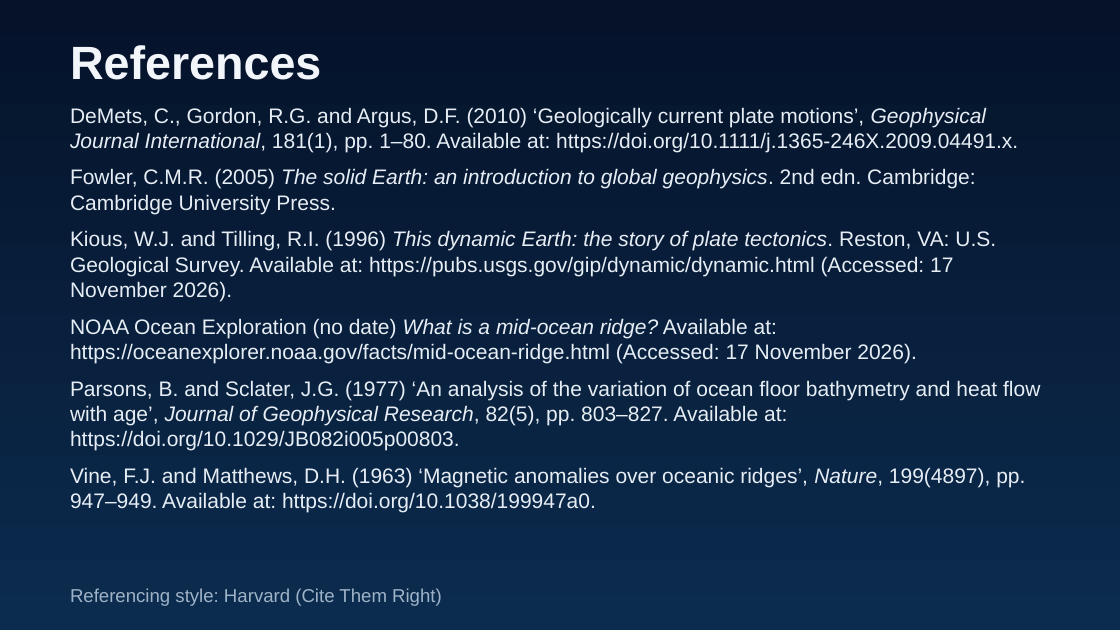
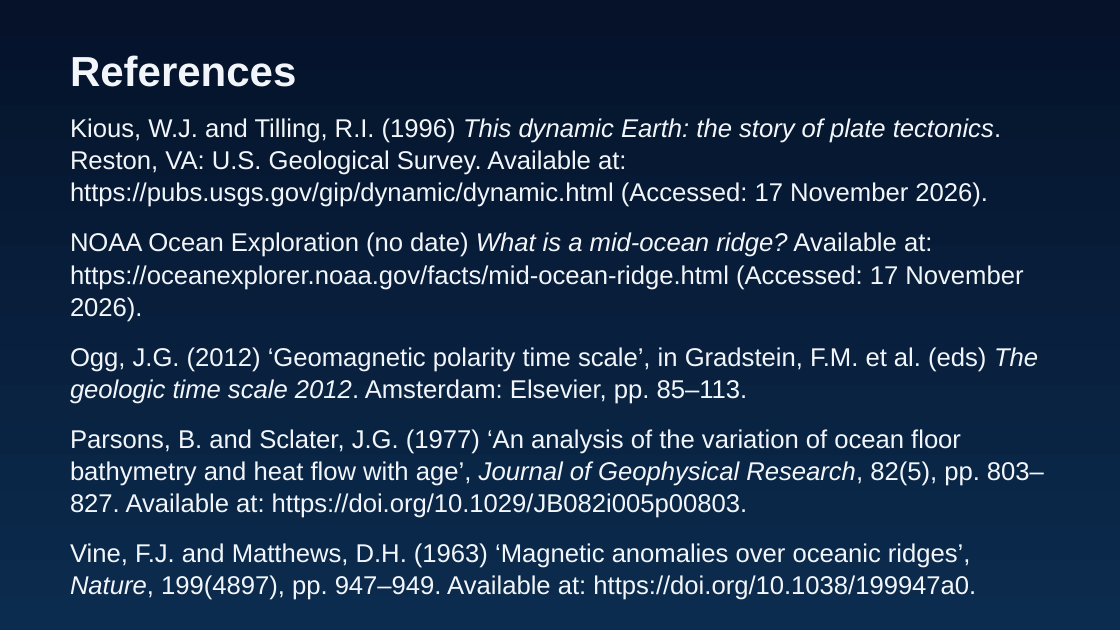
Before and after one commit to manguse4u-star/Wow, a slide deck: slide 4 of deliverables/Spreading_Rates_Presentation.pptx. Drawn at 1120x630 pixels with LibreOffice and Linux fonts; fonts in the diff are those of the drawing. Boxes give left, top, right and bottom in pixels: in the first picture for what was removed or moved away, otherwise in the second. Text is boxed around its words. In the diff, an @@ line names an element or a change of style, - is before the commit and + after.

```diff
--- a/deliverables/Spreading_Rates_Presentation.pptx
+++ b/deliverables/Spreading_Rates_Presentation.pptx
@@ text "References": place and size @@
-text "References" at [70, 45, 321, 80]
+text "References" at [70, 55, 296, 87]
@@ text "References" at [70, 55, 296, 87]: size 40 to 36 pt @@
@@ text at [70, 107, 1018, 214]: paragraphs removed @@
-DeMets, C., Gordon, R.G. and Argus, D.F. (2010) ‘Geologically current plate motions’, Geophysical Journal International, 181(1), pp. 1–80. Available at: https://doi.org/10.1111/j.1365-246X.2009.04491.x.
-Fowler, C.M.R. (2005) The solid Earth: an introduction to global geophysics. 2nd edn. Cambridge: Cambridge University Press.
@@ text at [70, 118, 1044, 600]: size 18 to 22 pt, text colour #E6EDF4 to #F2F6FA in "Kious, W.J. and Tilling, R.I. (1996) This ...", "NOAA Ocean Exploration (no date) What is ...", "Parsons, B. and Sclater, J.G. (1977) ‘An ...", "Vine, F.J. and Matthews, D.H. (1963) ‘Magnetic ..."; line spacing 21.6pt to 27.5pt; more space between paragraphs @@
@@ text "Kious, W.J. and Tilling, R.I. ...": place and size @@
-text "Kious, W.J. and Tilling, R.I. ..." at [70, 107, 1040, 512]
+text "Kious, W.J. and Tilling, R.I. ..." at [70, 118, 1044, 600]
@@ text at [70, 347, 1038, 404]: paragraph added @@
+Ogg, J.G. (2012) ‘Geomagnetic polarity time scale’, in Gradstein, F.M. et al. (eds) The geologic time scale 2012. Amsterdam: Elsevier, pp. 85–113.
@@ text removed at [70, 588, 442, 606] @@
-Referencing style: Harvard (Cite Them Right)
```
Also in this commit, not shown: 8 other files.
